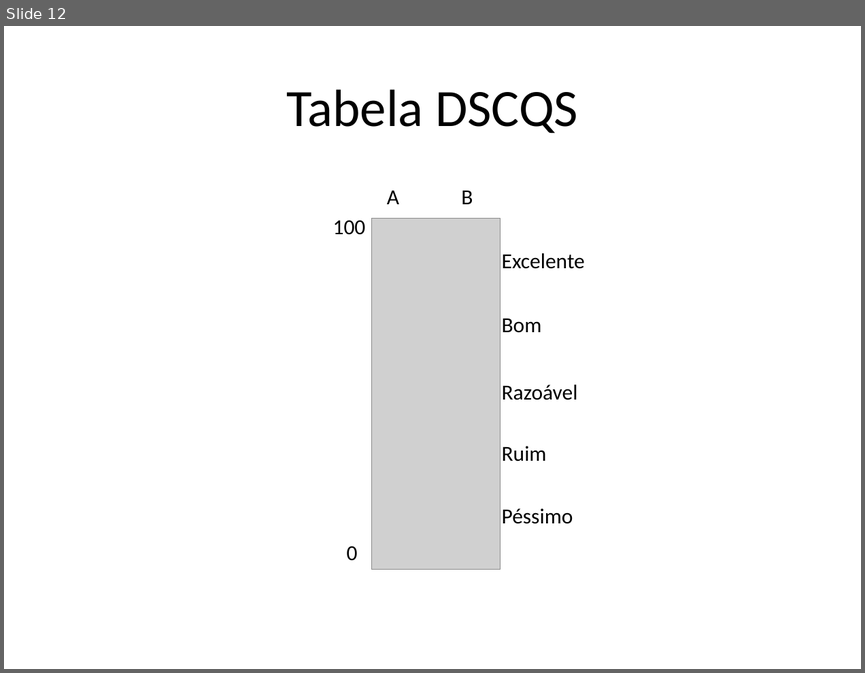
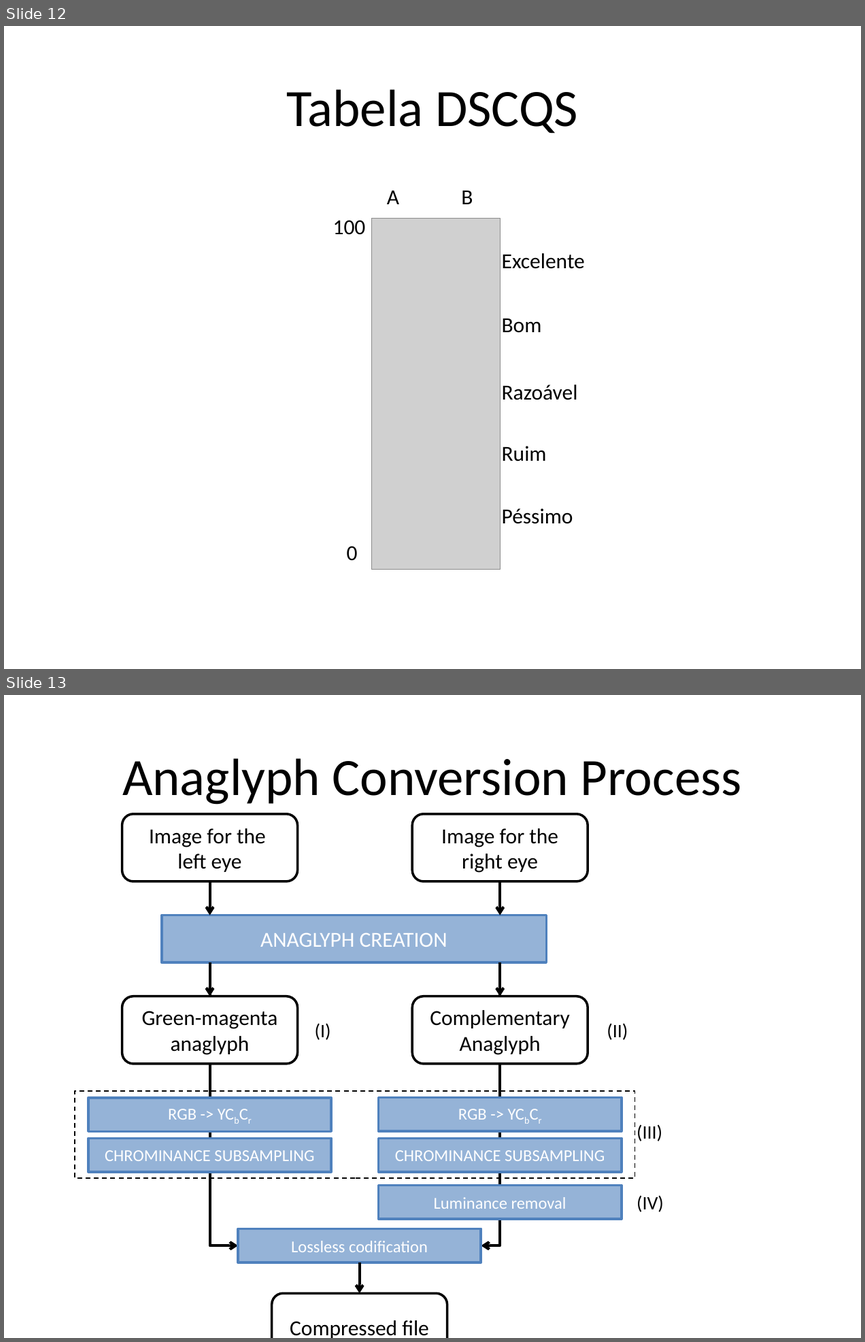
Before and after one commit to andrecurvello/tests-zingarelli, a slide deck: Imagens/imagens-para-artigos-dissertacao.pptx. Shown one above the other, each under a label of ours: slide 12 before the commit, slides 12 and 13 after it. The pictures are 865x673 and 865x1342 pixels, drawn with LibreOffice and Linux fonts; fonts in the diff are those of the drawing; grey boxes stand for pictures. Boxes give left, top, right and bottom in pixels: in the first picture for what was removed or moved away, otherwise in the second. Text is boxed around its words. In the diff, an @@ line names an element or a change of style, - is before the commit and + after.

Commit message:
ACM SAC - primeira versão finalizada do artigo (falta referências)
Mestrado
- anotações no artigo de Smolic
- novas imagens no arquivo de imagens

```diff
--- a/Imagens/imagens-para-artigos-dissertacao.pptx
+++ b/Imagens/imagens-para-artigos-dissertacao.pptx
@@ slide 13 added at (4, 695, 861, 1338), background #FFFFFF @@
@@ title added at (122, 758, 742, 804), 44 pt, text #000000 @@
+Anaglyph Conversion Process
@@ group added at (75, 814, 664, 1338): 8 rectangles, 5 rounded rectangles, 5 arrows, 4 texts, 2 elbow arrows @@
+Green-magenta anaglyph
+Complementary Anaglyph
+Image for the
+left eye
+Image for the right eye
+ANAGLYPH CREATION
+RGB -> YCbCr
+RGB -> YCbCr
+CHROMINANCE SUBSAMPLING
+CHROMINANCE SUBSAMPLING
+Luminance removal
+Compressed file
+Lossless codification
+(III)
+(I)
+(II)
+(IV)
```
Also in this commit, not shown: 1 slide changed, 1 other slide added, 2 other files.
